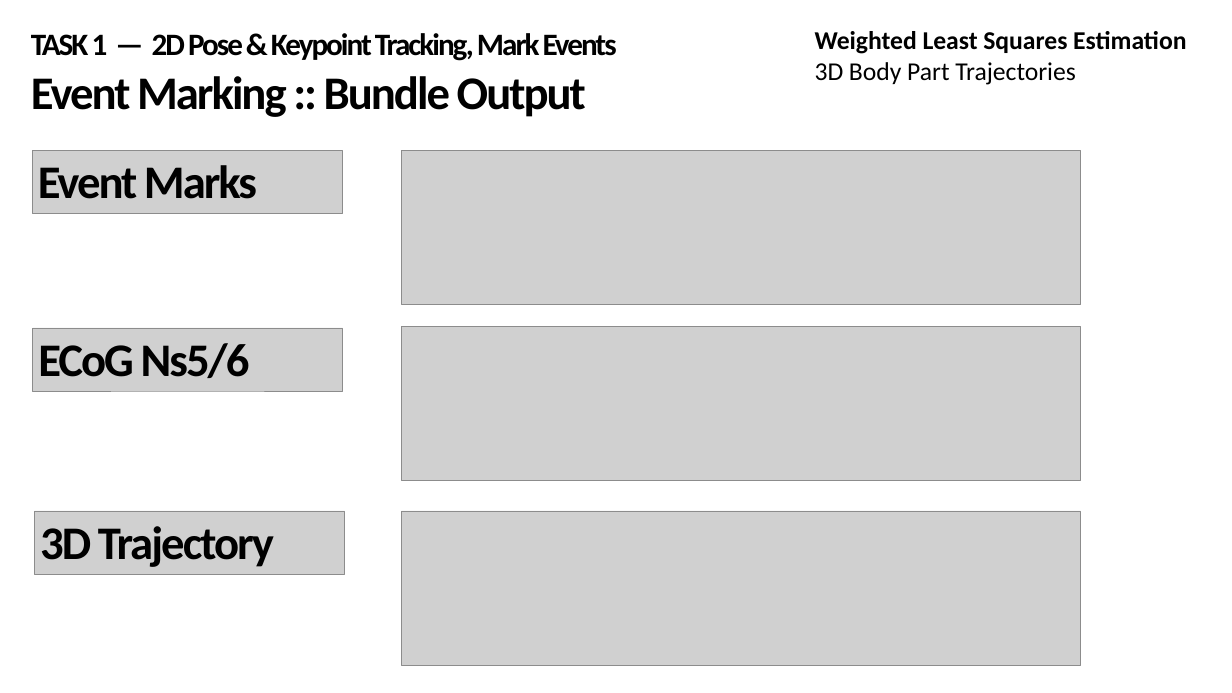
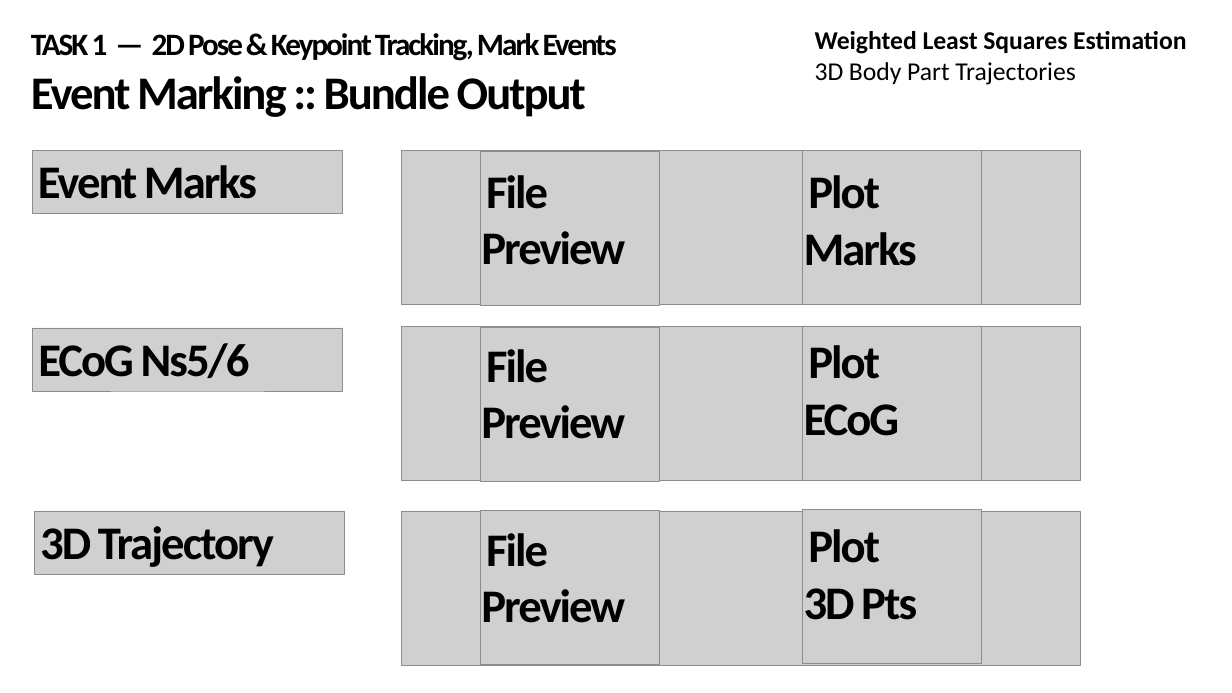
Before and after one commit to neekonsu/POSE_EVENT_MARK, a slide deck: slide 21 of wls_gated_dlc_triangulation/Weighted_Least_Squares.pptx (slide 16 before the commit). Drawn at 1232x693 pixels with LibreOffice and Linux fonts; fonts in the diff are those of the drawing; grey boxes stand for pictures; background and template pictures are left out. Boxes give left, top, right and bottom in pixels: in the first picture for what was removed or moved away, otherwise in the second. Text is boxed around its words. In the diff, an @@ line names an element or a change of style, - is before the commit and + after.

Commit message:
Updated slides to represent file structure, todo generate figures for nsx and marks file previews, finish annotating 20200723, finish fixing trajectories, retrain DLC model, generate dataset by 20th

```diff
--- a/wls_gated_dlc_triangulation/Weighted_Least_Squares.pptx
+++ b/wls_gated_dlc_triangulation/Weighted_Least_Squares.pptx
@@ picture added at (481,151,659,305) @@
@@ text added at (481,175,625,265), 60 pt, text #000000, bold @@
+File Preview
@@ picture added at (803,150,982,304) @@
@@ text added at (804,175,917,266), 60 pt, text #000000, bold @@
+Plot
+Marks
@@ picture added at (481,327,659,481) @@
@@ picture added at (803,326,982,480) @@
@@ text added at (481,349,625,439), 60 pt, text #000000, bold @@
+File Preview
@@ text added at (804,345,900,436), 60 pt, text #000000, bold @@
+Plot
+ECoG
@@ picture added at (803,509,982,663) @@
@@ picture added at (481,510,659,664) @@
@@ text added at (481,533,625,623), 60 pt, text #000000, bold @@
+File Preview
@@ text added at (804,529,917,620), 60 pt, text #000000, bold @@
+Plot
+3D Pts
```
Also in this commit, not shown: 1 other slide changed, 5 slides added, 1 other file.
